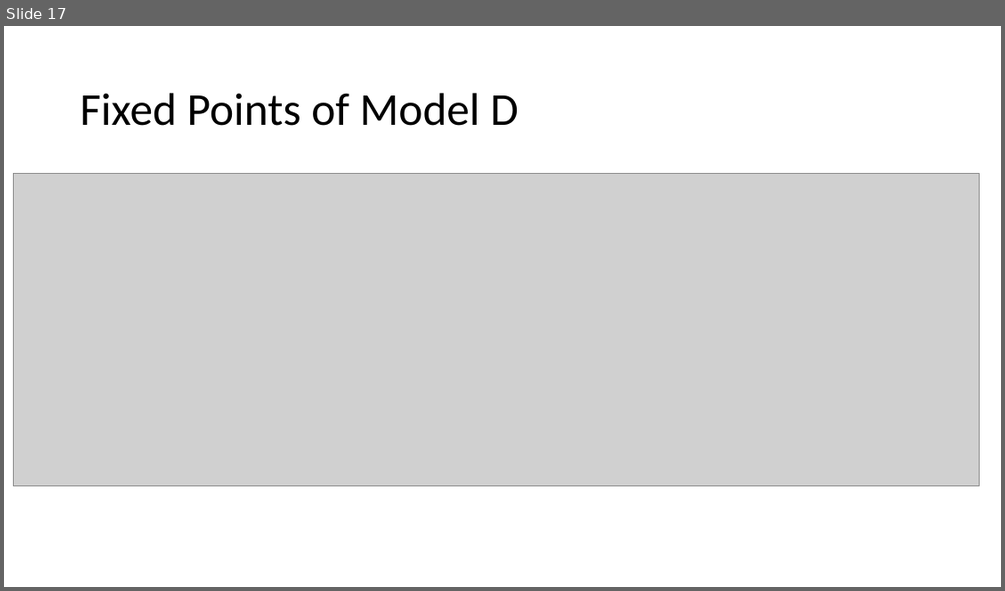
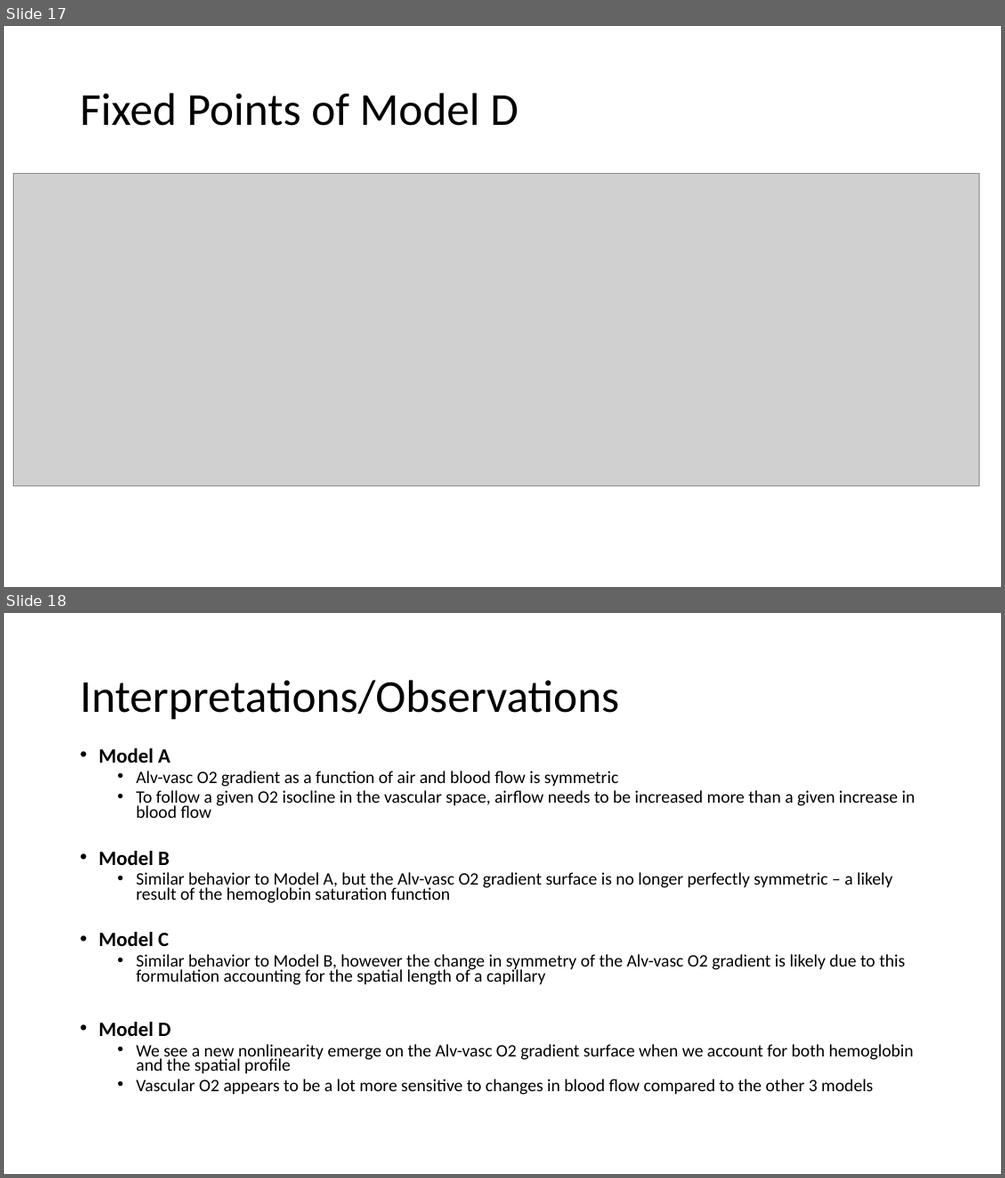
Before and after one commit to beards-lab/simple-VQ-matching-O2-transport, a slide deck: simpleVQ.pptx. Shown one above the other, each under a label of ours: slide 17 before the commit, slides 17 and 18 after it. The pictures are 1005x591 and 1005x1178 pixels, drawn with LibreOffice and Linux fonts; fonts in the diff are those of the drawing; grey boxes stand for pictures. Boxes give left, top, right and bottom in pixels: in the first picture for what was removed or moved away, otherwise in the second. Text is boxed around its words. In the diff, an @@ line names an element or a change of style, - is before the commit and + after.

```diff
--- a/simpleVQ.pptx
+++ b/simpleVQ.pptx
@@ slide 18 added at bbox=[4, 613, 1001, 1174], background #FFFFFF @@
@@ title added at bbox=[80, 680, 619, 720], 44 pt, text #000000 @@
+Interpretations/Observations
@@ text added at bbox=[98, 748, 915, 1094], 16.8 pt, text #000000 @@
+• Model A
+  • Alv-vasc O2 gradient as a function of air and blood flow is symmetric
+  • To follow a given O2 isocline in the vascular space, airflow needs to be increased more than a given increase in blood flow
+• Model B
+  • Similar behavior to Model A, but the Alv-vasc O2 gradient surface is no longer perfectly symmetric – a likely result of the hemoglobin saturation function
+• Model C
+  • Similar behavior to Model B, however the change in symmetry of the Alv-vasc O2 gradient is likely due to this formulation accounting for the spatial length of a capillary
+• Model D
+  • We see a new nonlinearity emerge on the Alv-vasc O2 gradient surface when we account for both hemoglobin and the spatial profile
+  • Vascular O2 appears to be a lot more sensitive to changes in blood flow compared to the other 3 models
```
Also in this commit, not shown: 1 other slide added, 46 other files.
